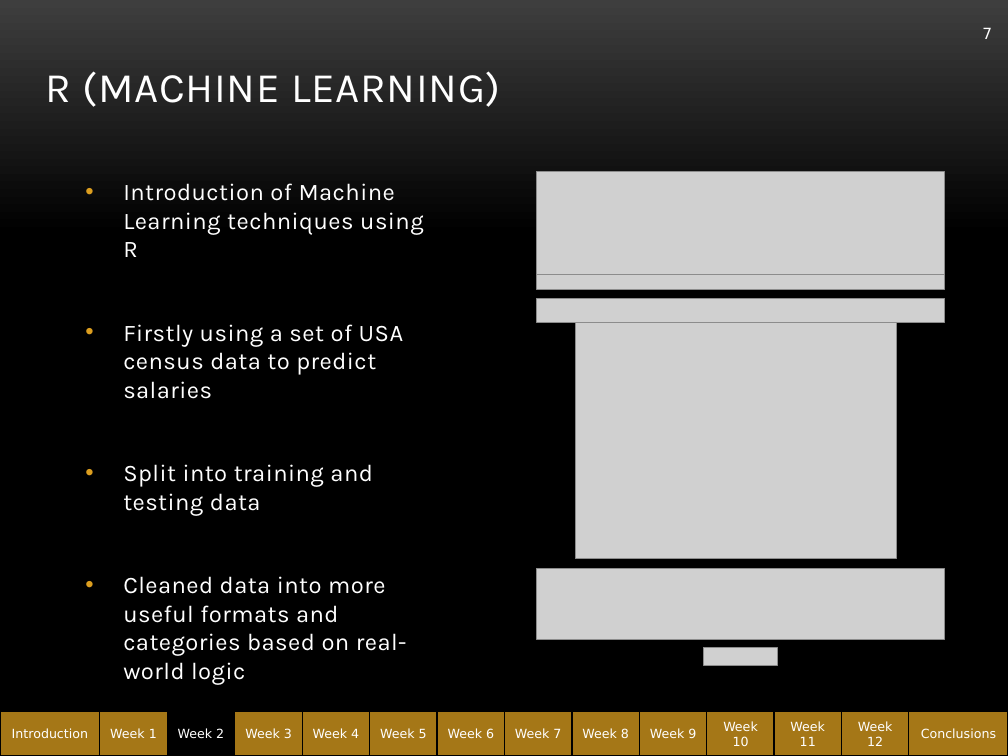
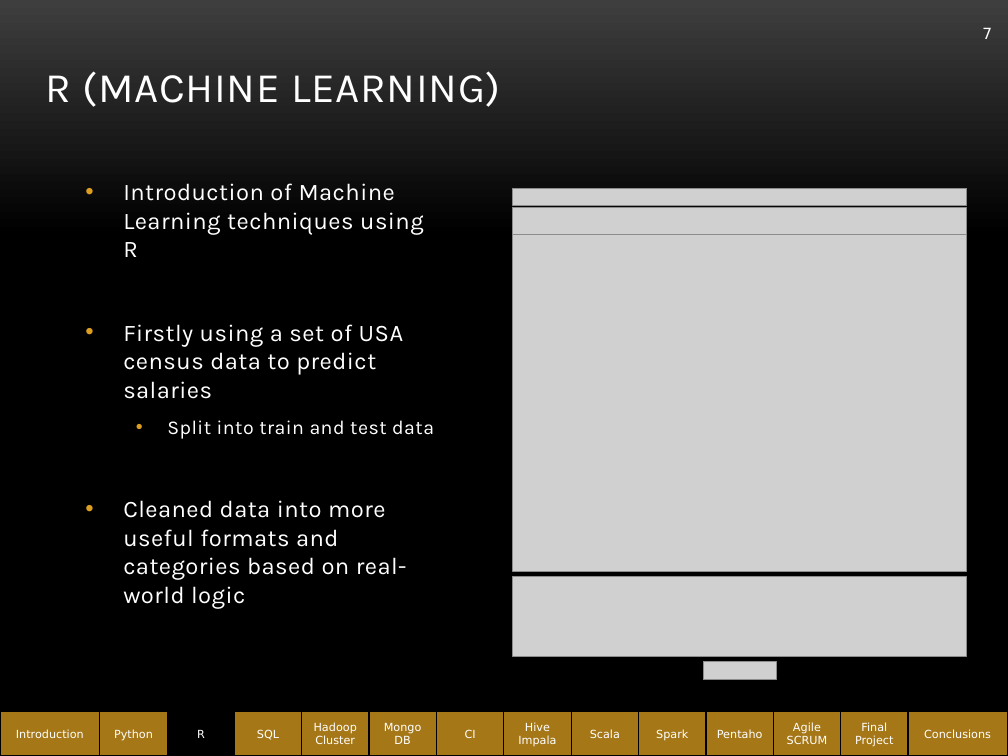
Before and after one commit to abe1ge/teletubbiesQAC, a slide deck: slide 7 of FinalPresentation.pptx. Drawn at 1008x756 pixels with LibreOffice and Linux fonts; fonts in the diff are those of the drawing; grey boxes stand for pictures; background and template pictures are left out. Boxes give left, top, right and bottom in pixels: in the first picture for what was removed or moved away, otherwise in the second. Text is boxed around its words. In the diff, an @@ line names an element or a change of style, - is before the commit and + after.

```diff
--- a/FinalPresentation.pptx
+++ b/FinalPresentation.pptx
@@ picture removed at (537,171,944,274) @@
@@ picture: place and size @@
-picture at (537,274,944,289)
+picture at (513,188,967,206)
@@ picture: place and size @@
-picture at (537,298,944,323)
+picture at (513,208,967,234)
@@ picture: place and size @@
-picture at (576,321,896,558)
+picture at (513,234,967,571)
@@ text at (167,420,434,439): text changed; size 17 to 14 pt @@
-• Split into training and testing data
+  • Split into train and test data
@@ picture: place and size @@
-picture at (537,569,944,640)
+picture at (513,577,967,656)
@@ picture: place and size @@
-picture at (704,648,777,666)
+picture at (704,662,777,680)
@@ rectangle "Introduction" at (0,712,100,756): size 9 to 8 pt @@
@@ rectangle "Conclusions" at (908,712,1007,756): size 9 to 8 pt @@
@@ text in rectangle at (114,729,153,741): text changed; size 9 to 8 pt @@
-Week 1
+Python
@@ text in rectangle at (197,730,205,738): text changed; size 9 to 8 pt @@
-Week 2
+R
@@ text in rectangle at (257,729,279,740): text changed; size 9 to 8 pt @@
-Week 3
+SQL
@@ text in rectangle at (314,722,357,744): text changed; size 9 to 8 pt @@
-Week 4
+Hadoop Cluster
@@ text in rectangle at (384,723,422,744): text changed; size 9 to 8 pt @@
-Week 5
+Mongo DB
@@ text in rectangle at (465,729,476,738): text changed; size 9 to 8 pt @@
-Week 6
+CI
@@ text in rectangle at (518,722,556,746): text changed; size 9 to 8 pt @@
-Week 7
+Hive Impala
@@ text in rectangle at (590,729,620,738): text changed; size 9 to 8 pt @@
-Week 8
+Scala
@@ text in rectangle at (656,729,688,741): text changed; size 9 to 8 pt @@
-Week 9
+Spark
@@ text in rectangle at (717,729,763,738): text changed; size 9 to 8 pt @@
-Week 10
+Pentaho
@@ text in rectangle at (787,722,828,744): text changed; size 9 to 8 pt @@
-Week 11
+Agile SCRUM
@@ text in rectangle at (855,722,893,747): text changed; size 9 to 8 pt @@
-Week 12
+Final Project
```
Also in this commit, not shown: 47 other slides changed, 2 slides added, 1 slide removed.
